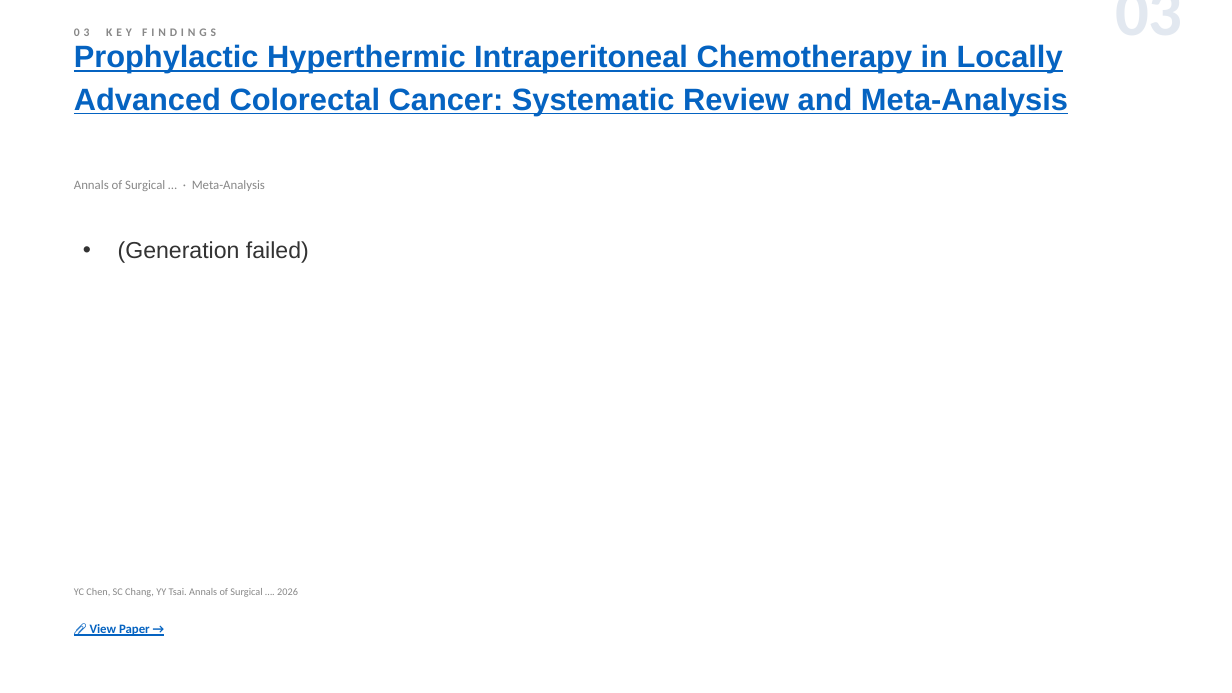
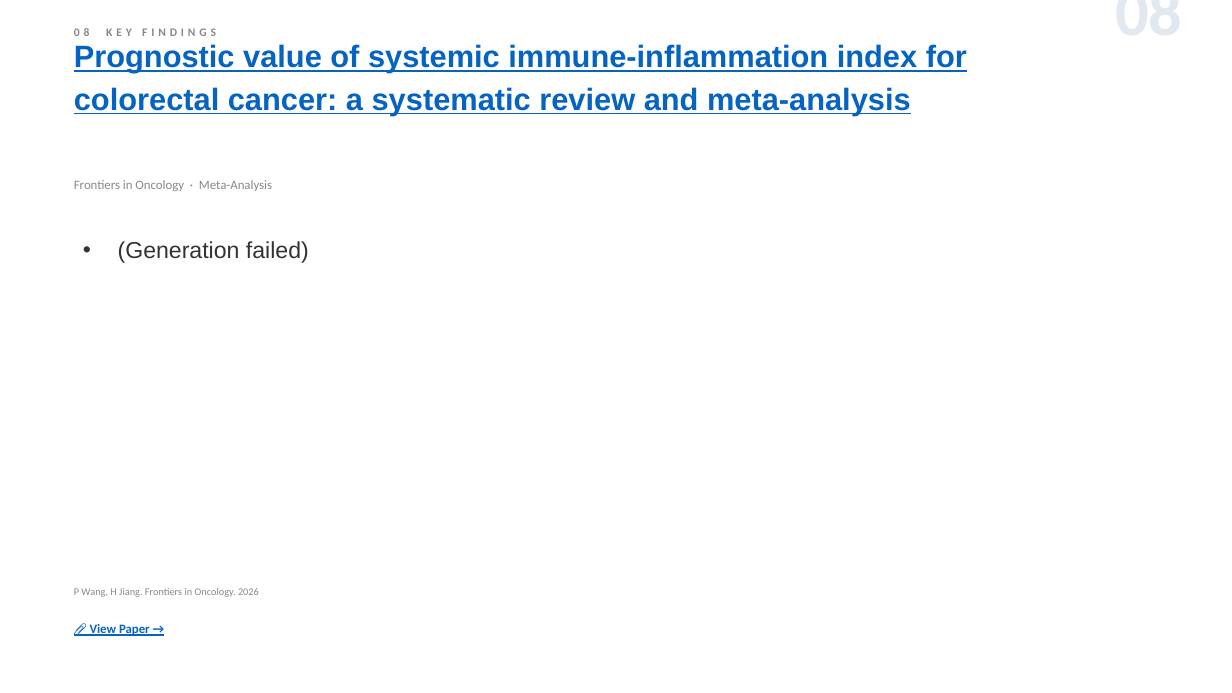
Before and after one commit to jejenhu-maker/colorectal-weekly-digest, a slide deck: slide 10 of docs/digest-en.pptx (slide 5 before the commit). Drawn at 1232x693 pixels with LibreOffice and Linux fonts; fonts in the diff are those of the drawing. Boxes give left, top, right and bottom in pixels: in the first picture for what was removed or moved away, otherwise in the second. Text is boxed around its words. In the diff, an @@ line names an element or a change of style, - is before the commit and + after.

```diff
--- a/docs/digest-en.pptx
+++ b/docs/digest-en.pptx
@@ text at bbox=[74, 28, 216, 36]: text changed @@
-03 KEY FINDINGS
+08 KEY FINDINGS
@@ text at bbox=[924, 9, 1183, 9]: text changed @@
-03
+08
@@ text at bbox=[74, 44, 967, 115]: text changed @@
-Prophylactic Hyperthermic Intraperitoneal Chemotherapy in Locally Advanced Colorectal Cancer: Systematic Review and Meta-Analysis
+Prognostic value of systemic immune-inflammation index for colorectal cancer: a systematic review and meta-analysis
@@ text at bbox=[74, 180, 272, 191]: text changed @@
-Annals of Surgical … · Meta-Analysis
+Frontiers in Oncology · Meta-Analysis
@@ text at bbox=[74, 588, 259, 597]: text changed @@
-YC Chen, SC Chang, YY Tsai. Annals of Surgical …. 2026
+P Wang, H Jiang. Frontiers in Oncology. 2026
```
Also in this commit, not shown: 9 other slides changed, 2 slides added, 2 slides removed, 2 other files.
